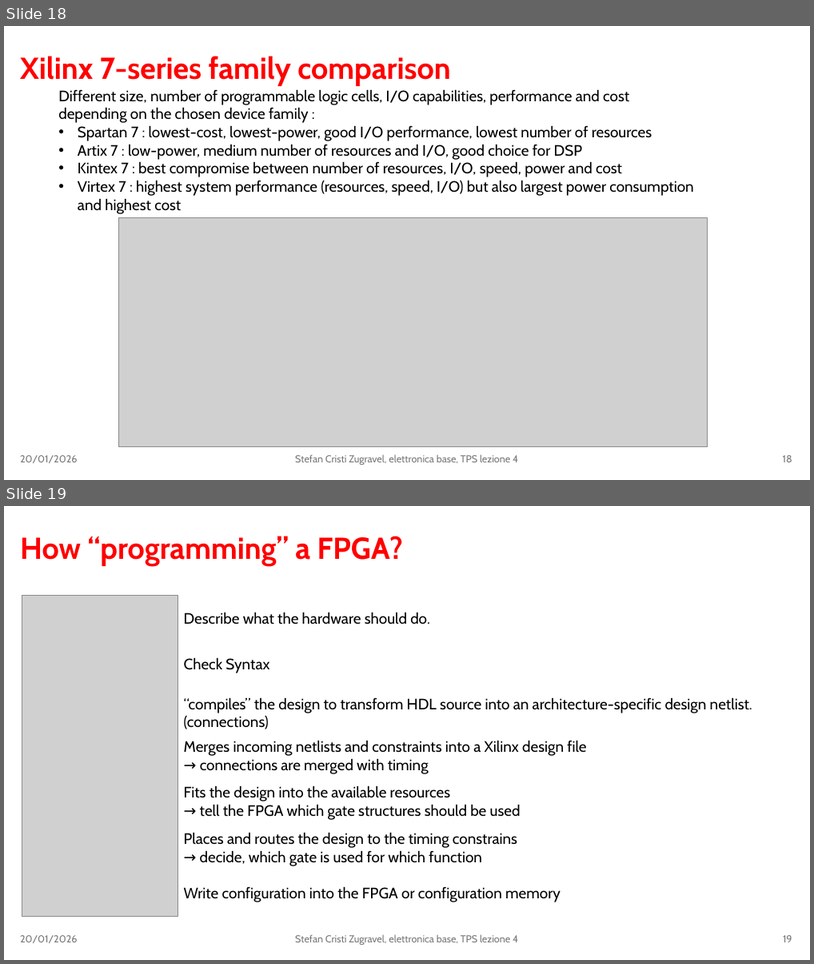
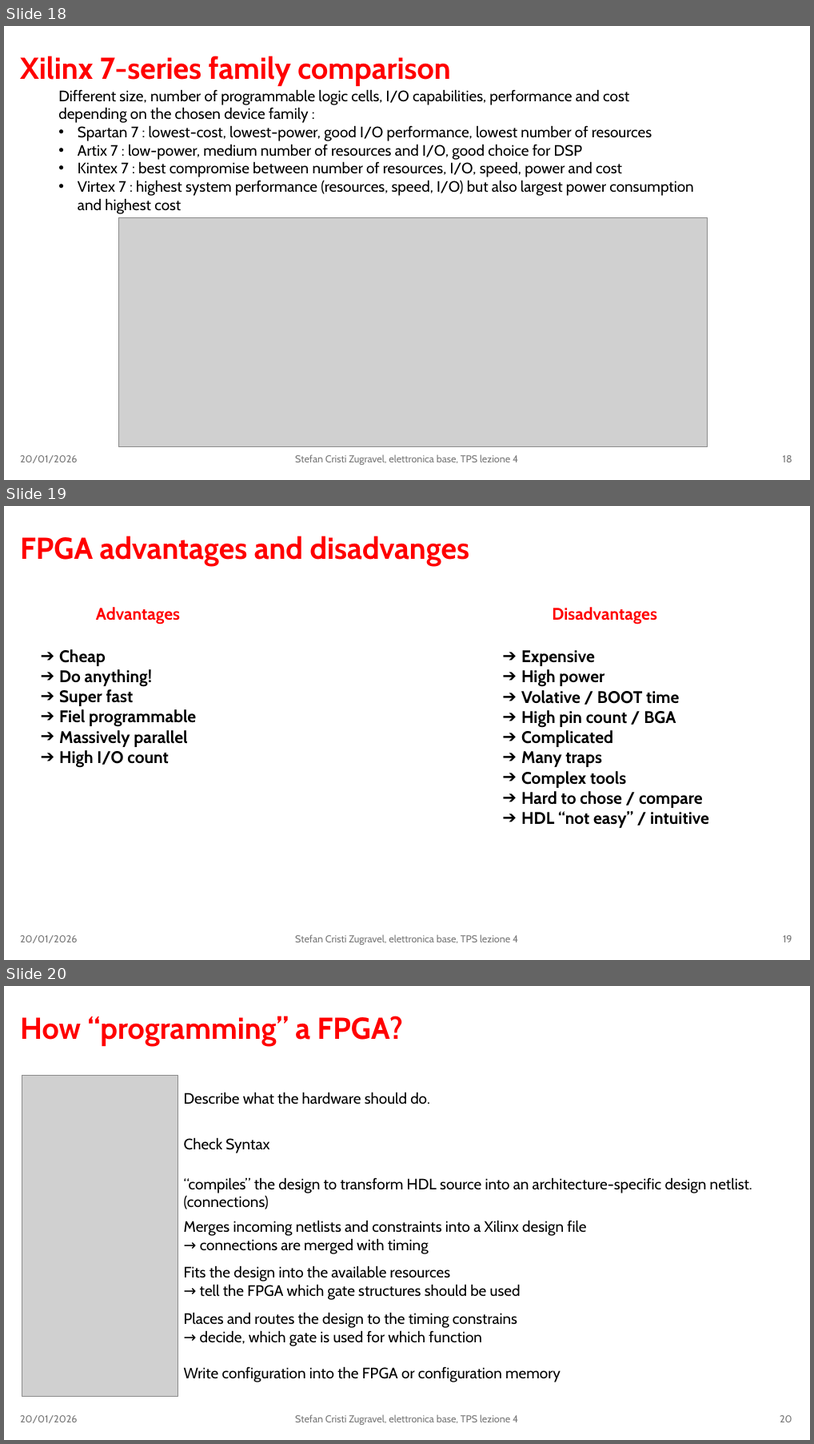
Before and after one commit to stefan-zugravel/elettronica_base, a slide deck: slides/lezione4.pptx. Shown one above the other, each under a label of ours: slides 18 and 19 before the commit, slides 18, 19 and 20 after it. The pictures are 814x964 and 814x1444 pixels, drawn with LibreOffice and Linux fonts; fonts in the diff are those of the drawing; grey boxes stand for pictures. Boxes give left, top, right and bottom in pixels: in the first picture for what was removed or moved away, otherwise in the second. Text is boxed around its words. In the diff, an @@ line names an element or a change of style, - is before the commit and + after.

Commit message:
modify slide lezione4

```diff
--- a/slides/lezione4.pptx
+++ b/slides/lezione4.pptx
@@ slide 19 added at (x1=4, y1=506, x2=810, y2=960), background #FFFFFF @@
@@ title added at (x1=20, y1=536, x2=470, y2=566), 36 pt, text #FF0000, bold @@
+FPGA advantages and disadvanges
@@ text added at (x1=96, y1=607, x2=180, y2=624), 20 pt, text #FF0000, bold @@
+Advantages
@@ text added at (x1=552, y1=607, x2=658, y2=624), 20 pt, text #FF0000, bold @@
+Disadvantages
@@ text added at (x1=59, y1=649, x2=196, y2=768), 20 pt, text #000000, bold @@
+➔ Cheap
+➔ Do anything!
+➔ Super fast
+➔ Fiel programmable
+➔ Massively parallel
+➔ High I/O count
@@ text added at (x1=522, y1=650, x2=710, y2=828), 20 pt, text #000000, bold @@
+➔ Expensive
+➔ High power
+➔ Volative / BOOT time
+➔ High pin count / BGA
+➔ Complicated
+➔ Many traps
+➔ Complex tools
+➔ Hard to chose / compare
+➔ HDL “not easy” / intuitive
@@ text added at (x1=20, y1=935, x2=77, y2=943), 12 pt, text #797979 @@
+20/01/2026
@@ text added at (x1=295, y1=934, x2=518, y2=944), 12 pt, text #797979 @@
+Stefan Cristi Zugravel, elettronica base, TPS lezione 4
@@ page number added at (x1=783, y1=935, x2=793, y2=942), 12 pt, text #797979 @@
+19
@@ what was slide 19 is now slide 20 @@
@@ page number at (x1=780, y1=1415, x2=793, y2=1422): text changed @@
-19
+20
```
Also in this commit, not shown: 2 slides changed, 3 other slides added, 4 other files.
